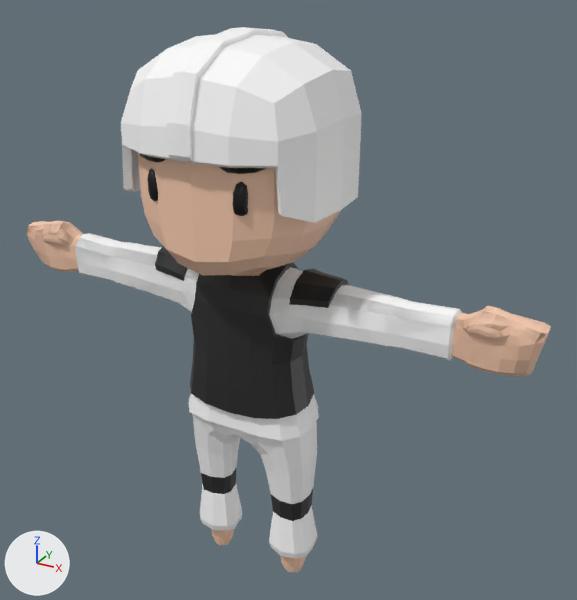
Before and after pictures for a commit that changed the glTF model public/Onlyarms.glb.
Both versions are drawn from a 50 mm lens placed at (2.17, -3.49, 3.61), pointed at (0.16, 0.17, 1.79). Lighting does not change. The marker at lower left points along +X, +Y and +Z. Where no turn or scale is listed for an object, it has been applied to the vertices.

In view in the first picture: 'Arms_Viewmodel', 'Body'.
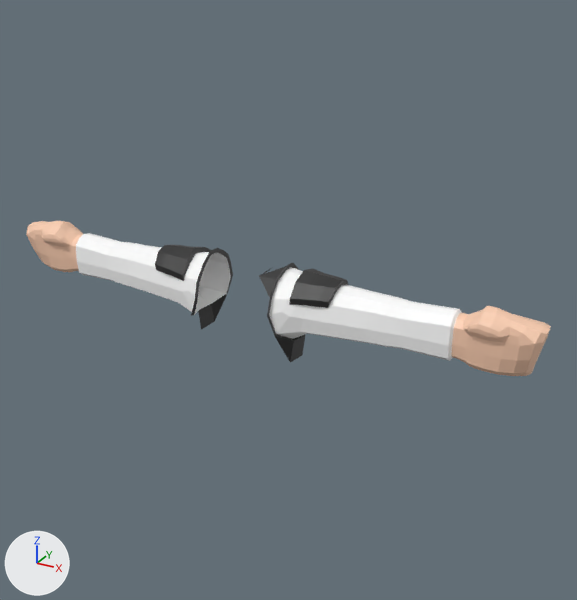
The change, as a list of edits to the scene's bpy script:
```text
Remove ob_body:
    ob_body = bpy.data.objects.new('Body', me_cube_002)
    ob_body.location = (0.0, 0.0, 0.0)
```

Pixel boxes [x1, y1, x2, y2] of what changed, in the pictures (577 x 600 px):
'Body', deleted
    before: [26, 27, 550, 573]
    faces in mat_helmet_002 (white #ffffff): [121, 27, 362, 223]
    faces in mat_black_002 (black #272727): [155, 250, 349, 521]
    faces in mat_headskin_002 (beige #fbceb1): [138, 153, 341, 275]
    faces in mat_main_002 (white #ffffff): [76, 235, 458, 441]
    faces in mat_grey_002 (white #ffffff): [192, 414, 317, 558]
'Arms_Viewmodel', unchanged, uncovered by the edit
    before: [27, 221, 551, 371]
    after: [26, 221, 551, 376]
